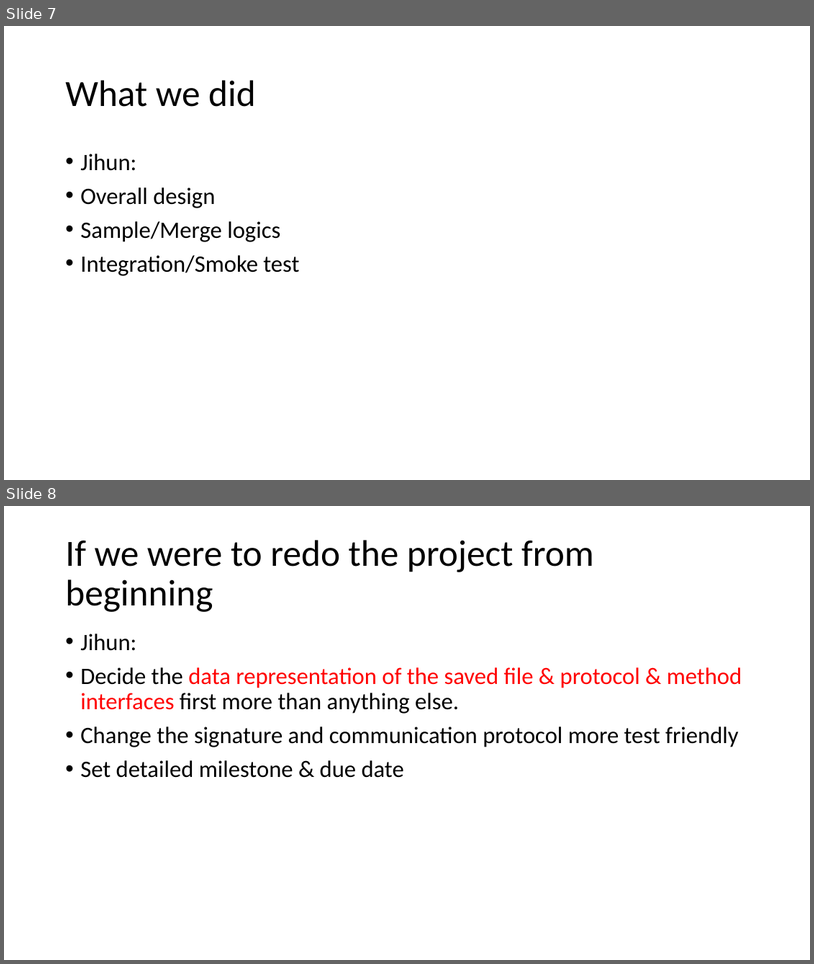
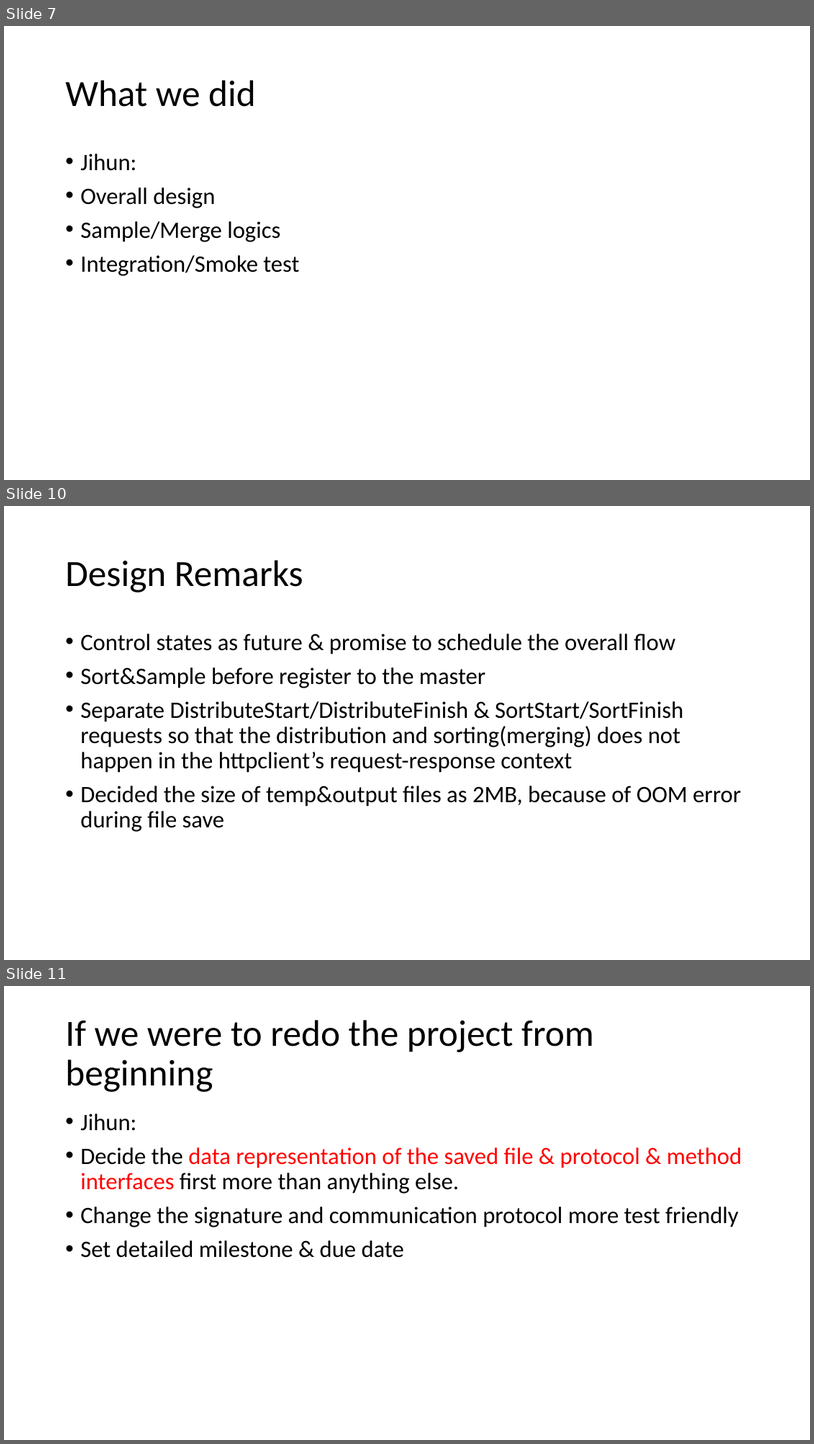
Before and after one commit to qwercxzsda/cs434-project, a slide deck: docs/Final Presentation.pptx. Shown one above the other, each under a label of ours: slides 7 and 8 before the commit, slides 7, 10 and 11 after it; the slides between them are not shown. The pictures are 814x964 and 814x1444 pixels, drawn with LibreOffice and Linux fonts; fonts in the diff are those of the drawing. Boxes give left, top, right and bottom in pixels: in the first picture for what was removed or moved away, otherwise in the second. Text is boxed around its words. In the diff, an @@ line names an element or a change of style, - is before the commit and + after.

Commit message:
add design remarks

```diff
--- a/docs/Final Presentation.pptx
+++ b/docs/Final Presentation.pptx
@@ slide 10 added at (x1=4, y1=506, x2=810, y2=960), background #FFFFFF @@
@@ title added at (x1=65, y1=560, x2=304, y2=592), 44 pt, text #000000 @@
+Design Remarks
@@ text added at (x1=80, y1=633, x2=741, y2=831), 28 pt, text #000000 @@
+• Control states as future & promise to schedule the overall flow
+• Sort&Sample before register to the master
+• Separate DistributeStart/DistributeFinish & SortStart/SortFinish requests so that the distribution and sorting(merging) does not happen in the httpclient’s request-response context
+• Decided the size of temp&output files as 2MB, because of OOM error during file save
@@ what was slide 8 is now slide 11 @@
```
Also in this commit, not shown: 1 slide changed, 2 other slides added.
